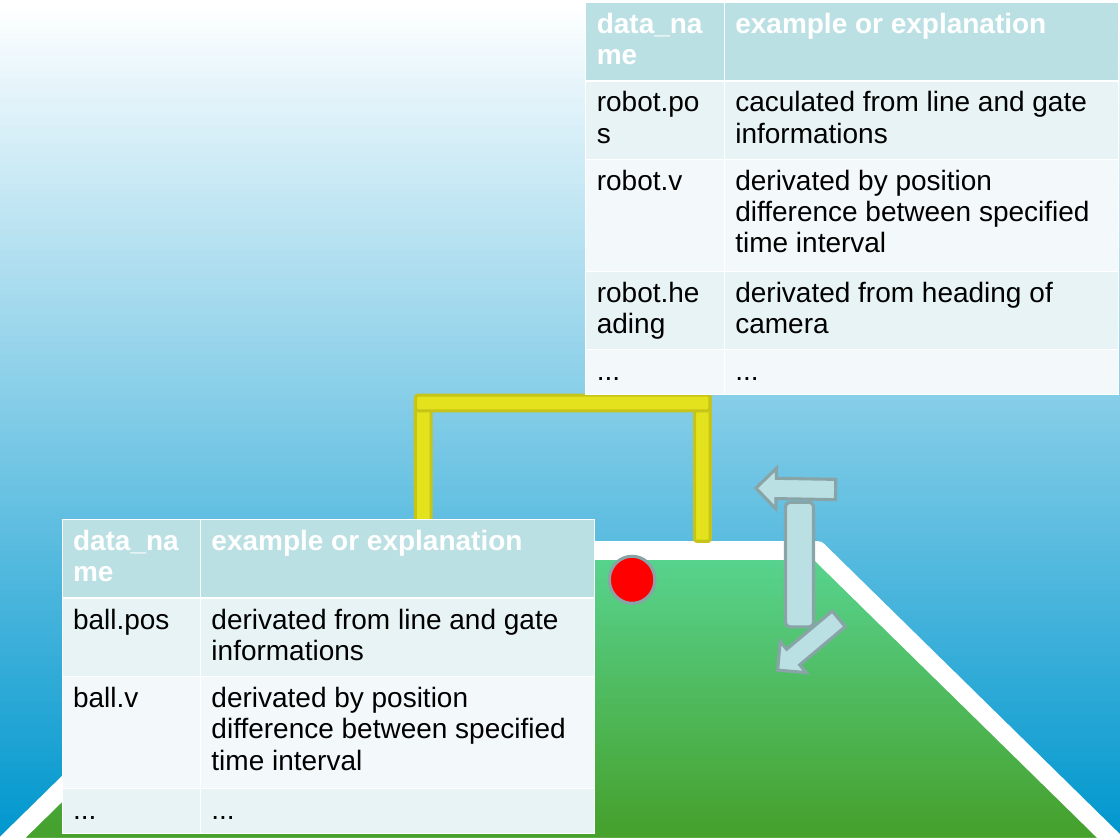
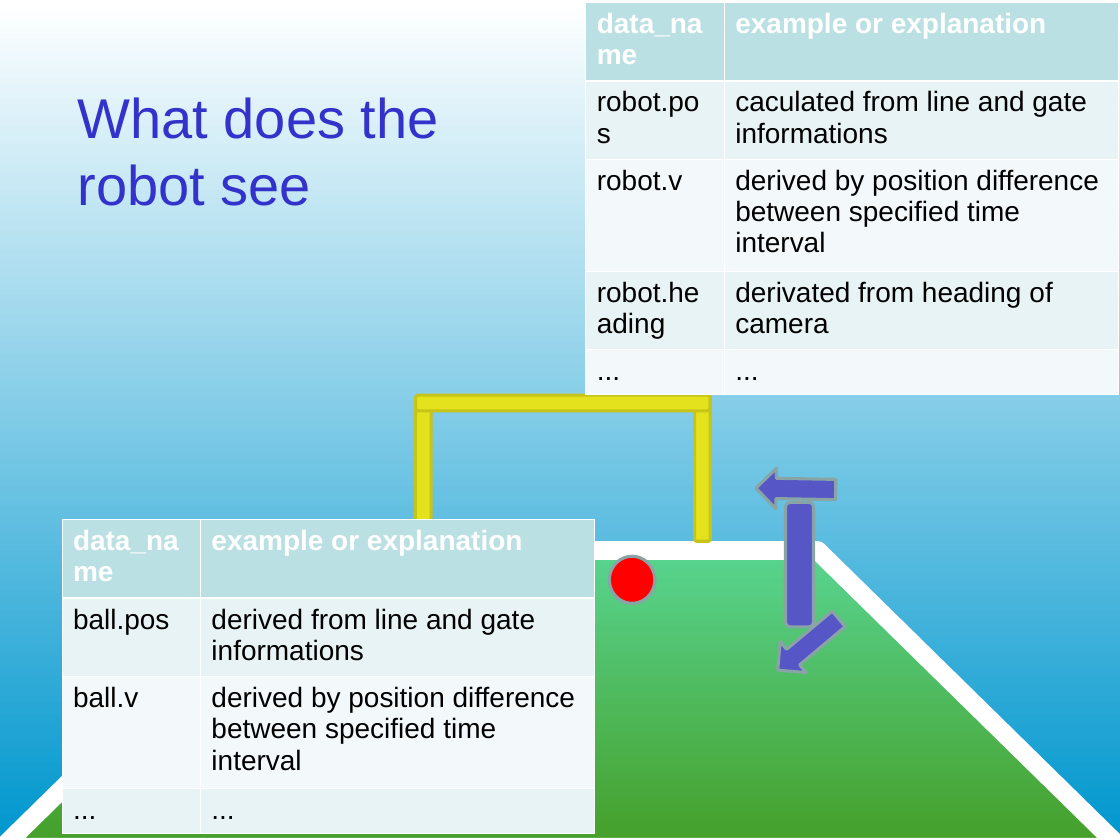
Before and after one commit to laeufertt/OC-MAS, a slide deck: slide 3 of Modellierung der Umgebung.ppt. Drawn at 1120x840 pixels with LibreOffice and Linux fonts; fonts in the diff are those of the drawing. Boxes give left, top, right and bottom in pixels: in the first picture for what was removed or moved away, otherwise in the second. Text is boxed around its words. In the diff, an @@ line names an element or a change of style, - is before the commit and + after.

```diff
--- a/Modellierung der Umgebung.ppt
+++ b/Modellierung der Umgebung.ppt
@@ table at (586,2,1119,394) @@
-row 3, column 2: derivated by position difference between specified time interval
+row 3, column 2: derived by position difference between specified time interval
@@ text added at (78,97,439,206), 36 pt, text #3333CC @@
+What does the robot see
@@ fill #BBE0E3 to #5656C7 in 3 elements at (765,603,851,685), (785,503,813,627), (756,467,836,509) @@
@@ table at (62,520,595,833) @@
-row 2, column 2: derivated from line and gate informations
+row 2, column 2: derived from line and gate informations
-row 3, column 2: derivated by position difference between specified time interval
+row 3, column 2: derived by position difference between specified time interval
@@ freeform shape at (2,550,1120,840): outline redrawn @@
```
Also in this commit, not shown: 2 other slides changed, 1 other file.
